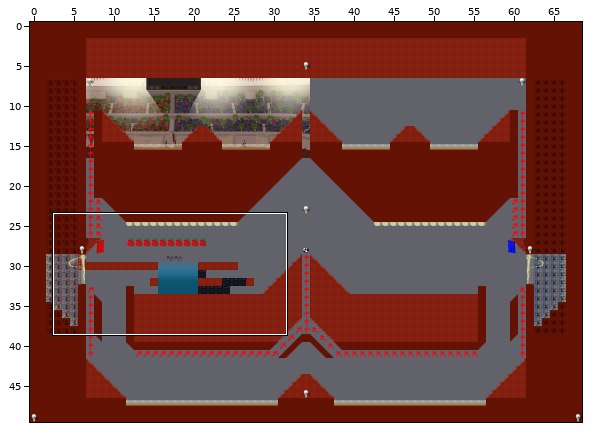
Tiled map, stored at data/assets/Maps/The_Match.tmx. Above: a wide view before the commit, with the close-up outlined.
Close-up. Before the commit:
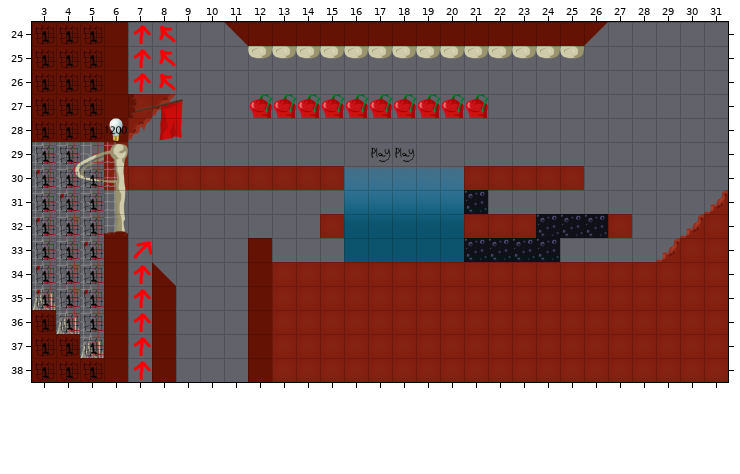
Cells are 64x64 px. Shown: x 3..31, y 24..38.
New version:
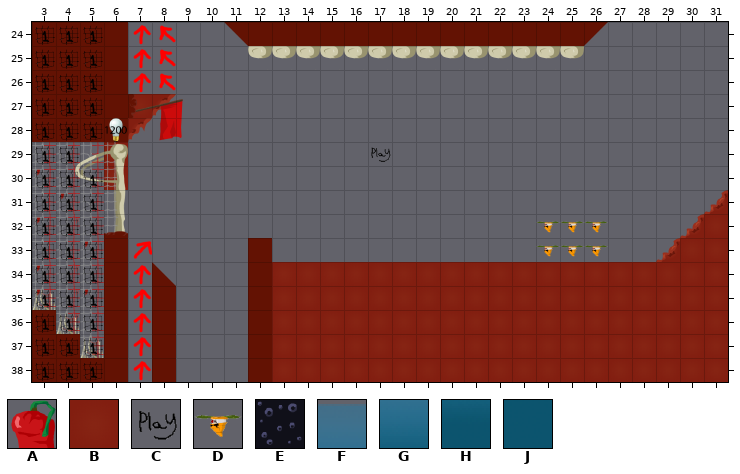
Key: from "Chilli": A 0 "Edge"; from "MeatEdible": B 0 "Block"; from "Spawns": C 1, D 2; from "Tar": E 0 "Block"; from "Water": F 0 "Water", G 1, H 2, J 3.
_ is an empty cell.
See-through tiles are keyed as they look on the map.
The exact change:
{"where": "layer \"Level\""}
{"y":27,"x":12,"old":"AAAAAAAAAA","new":"__________"}
{"y":30,"x":7,"old":"BBBBBBBBBFFFFFBBBBB","new":"___________________"}
{"y":31,"x":16,"old":"GGGGGE","new":"______"}
{"y":32,"x":15,"old":"BHHHHHBBBEEEB","new":"_____________"}
{"y":33,"x":16,"old":"JJJJJEEEE","new":"_________"}
{"where": "layer \"Flags\""}
{"y":29,"x":18,"old":"C","new":"_"}
{"y":32,"x":24,"old":"___","new":"DDD"}
{"y":33,"x":24,"old":"___","new":"DDD"}
{"label":"removed","picture_box":[249,94,488,118]}
{"label":"changed","picture_box":[128,147,632,262]}
